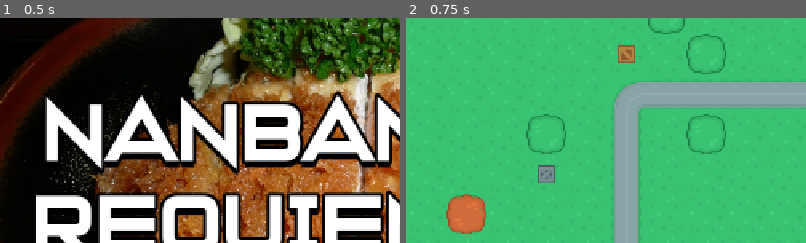
Above: before the commit, frames 1-2 (left to right).
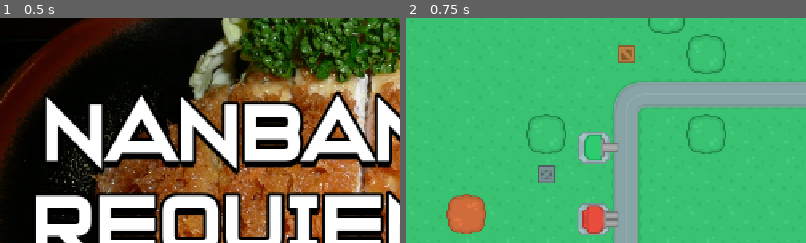
Above: after the commit, the same moments.

Repository: lukeai-tan/nanban-requiem-orbital
Game: Godot game, scene res://SceneHandler.tscn
Two runs of this game, one before a commit and one after it. Both use one fixed random seed, a clock stepped at 60 frames per second and the inputs below.
Inputs:
- Up to frame 1 (0.5 s): no input
- Up to frame 2 (0.75 s): click "New Game" at 0.5 s
The pictures show only the part of the screen within x 0-50%, y 14-64%; the shares and areas given below are measured in that part.

Frame 1 is identical in both runs. In frame 2, 2.0% of the frame differs, in the area x 43-53%, y 50-97%.

Commit message:
created placeholder scripts for ranged towers
GDscript files
might want to swap to C# instead for easier use of OOP

Diff:
--- a/Scenes/Maps/Map1.tscn
+++ b/Scenes/Maps/Map1.tscn
@@ -1,8 +1,10 @@
-[gd_scene load_steps=4 format=4 uid="uid://b1ptux668fjj2"]
+[gd_scene load_steps=6 format=4 uid="uid://b1ptux668fjj2"]
 
 [ext_resource type="TileSet" uid="uid://cf0oeugm6g4ml" path="res://Resources/Tilesets/ground_grass.tres" id="1_66ww1"]
 [ext_resource type="TileSet" uid="uid://blubtqs7tphi1" path="res://Resources/Tilesets/path.tres" id="2_3atk3"]
 [ext_resource type="TileSet" uid="uid://s88v4in7hdi7" path="res://Resources/Tilesets/props.tres" id="3_bp0wf"]
+[ext_resource type="PackedScene" uid="uid://cljsgi0uutk64" path="res://Scenes/Towers/RangedTower1.tscn" id="4_bp0wf"]
+[ext_resource type="PackedScene" uid="uid://vjype0tn26a4" path="res://Scenes/Towers/RangedTower2.tscn" id="5_kkfd8"]
 
 [node name="Map1" type="Node2D"]
 
@@ -17,3 +19,11 @@
 [node name="TowerExclusions" type="TileMapLayer" parent="."]
 tile_map_data = PackedByteArray("AAADAAQAAAAAAAAAAAAGAAEAAAAAAAAAAAAKAAIAAAAAAAAAAAAQAAYAAAAAAAAAAAAHAAkAAAAAAAAAAAAMAA …(336 unchanged characters)…
 tile_set = ExtResource("3_bp0wf")
+
+[node name="Towers" type="Node2D" parent="."]
+
+[node name="RangedTower1" parent="Towers" instance=ExtResource("4_bp0wf")]
+position = Vector2(300, 309)
+
+[node name="RangedTower2" parent="Towers" instance=ExtResource("5_kkfd8")]
+position = Vector2(299, 424)
--- /dev/null
+++ b/Scenes/Towers/RangedTower1.gd
@@ -0,0 +1,20 @@
+extends Node2D
+
+'''
+Might want to revamp this and use C# instead. More intuitive for OOP
+'''
+func _init():
+	pass
+
+# Called when the node enters the scene tree for the first time.
+func _ready() -> void:
+	pass # Replace with function body.
+
+
+# Called every frame. 'delta' is the elapsed time since the previous frame.
+func _process(delta: float) -> void:
+	pass
+
+
+func _physics_process(delta: float) -> void:
+	pass
--- a/Scenes/Towers/RangedTower1.tscn
+++ b/Scenes/Towers/RangedTower1.tscn
@@ -1,9 +1,11 @@
-[gd_scene load_steps=3 format=3 uid="uid://cljsgi0uutk64"]
+[gd_scene load_steps=4 format=3 uid="uid://cljsgi0uutk64"]
 
+[ext_resource type="Script" uid="uid://bj2e1vpry5pe5" path="res://Scenes/Towers/RangedTower1.gd" id="1_ex6la"]
 [ext_resource type="Texture2D" uid="uid://ejn8qva8ata5" path="res://Assets/Towers/towerDefense_tile181.png" id="1_ohjd4"]
 [ext_resource type="Texture2D" uid="uid://dcw0ohdkpaccy" path="res://Assets/Towers/towerDefense_tile249.png" id="2_ex6la"]
 
 [node name="RangedTower1" type="Node2D"]
+script = ExtResource("1_ex6la")
 
 [node name="Base" type="Sprite2D" parent="."]
 texture = ExtResource("1_ohjd4")
--- /dev/null
+++ b/Scenes/Towers/RangedTower2.gd
@@ -0,0 +1,21 @@
+extends Node2D
+
+'''
+Might want to revamp this and use C# instead. More intuitive for OOP
+'''
+
+func _init():
+	pass
+
+# Called when the node enters the scene tree for the first time.
+func _ready() -> void:
+	pass # Replace with function body.
+
+
+# Called every frame. 'delta' is the elapsed time since the previous frame.
+func _process(delta: float) -> void:
+	pass
+
+
+func _physics_process(delta: float) -> void:
+	pass
--- a/Scenes/Towers/RangedTower2.tscn
+++ b/Scenes/Towers/RangedTower2.tscn
@@ -1,9 +1,11 @@
-[gd_scene load_steps=3 format=3 uid="uid://vjype0tn26a4"]
+[gd_scene load_steps=4 format=3 uid="uid://vjype0tn26a4"]
 
+[ext_resource type="Script" uid="uid://co2shhti81b78" path="res://Scenes/Towers/RangedTower2.gd" id="1_1xtqi"]
 [ext_resource type="Texture2D" uid="uid://b0mgwhi506oh2" path="res://Assets/Towers/towerDefense_tile180.png" id="1_px2cr"]
 [ext_resource type="Texture2D" uid="uid://cntcgyt8s5788" path="res://Assets/Towers/towerDefense_tile250.png" id="2_1xtqi"]
 
 [node name="RangedTower2" type="Node2D"]
+script = ExtResource("1_1xtqi")
 
 [node name="Base" type="Sprite2D" parent="."]
 texture = ExtResource("1_px2cr")
Not shown, added: Scenes/Towers/RangedTower1.gd.uid
Not shown, added: Scenes/Towers/RangedTower2.gd.uid
